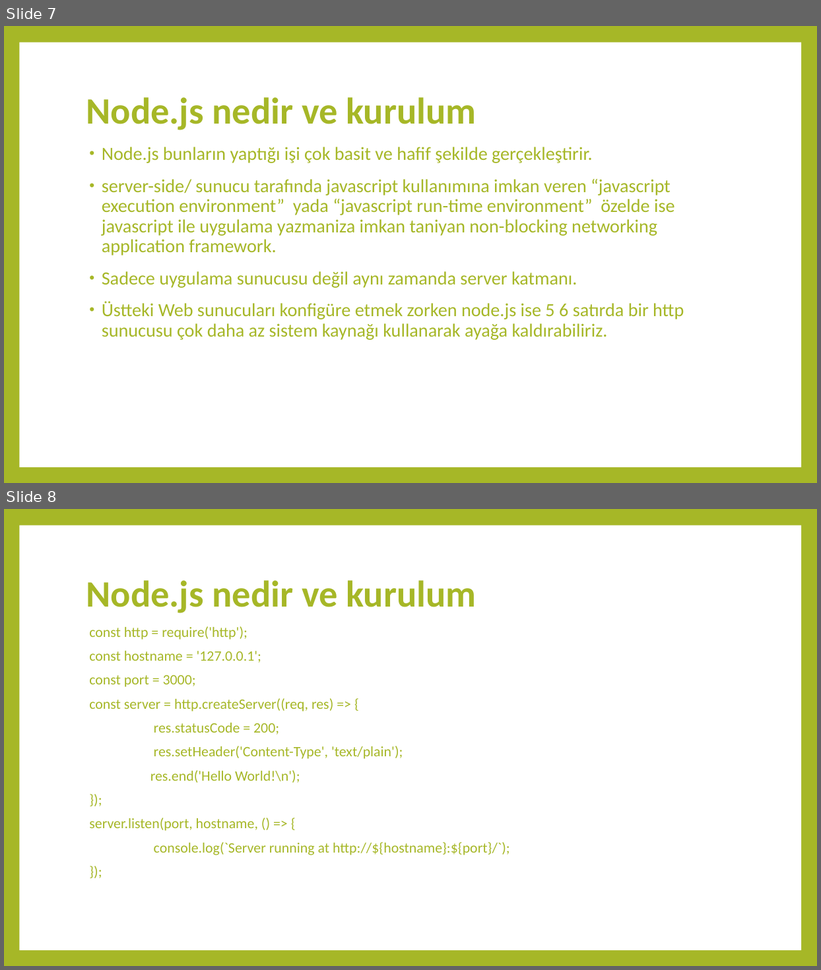
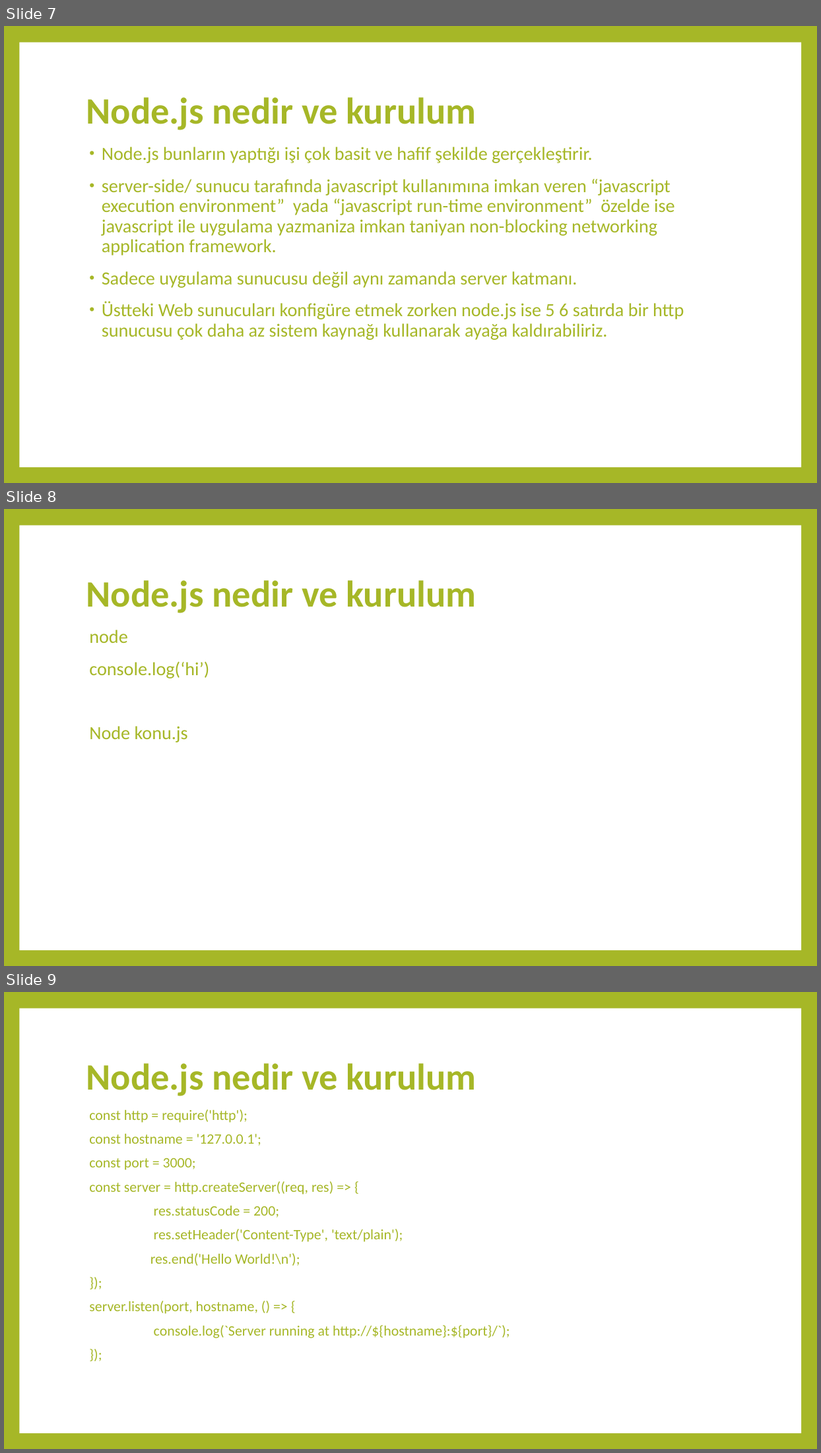
Before and after one commit to furkansavsatli/Meteor-Nodejs, a slide deck: Meteor-Nodejs-sunum.pptx. Shown one above the other, each under a label of ours: slides 7 and 8 before the commit, slides 7, 8 and 9 after it. The pictures are 821x970 and 821x1453 pixels, drawn with LibreOffice and Linux fonts; fonts in the diff are those of the drawing. Boxes give left, top, right and bottom in pixels: in the first picture for what was removed or moved away, otherwise in the second. Text is boxed around its words. In the diff, an @@ line names an element or a change of style, - is before the commit and + after.

```diff
--- a/Meteor-Nodejs-sunum.pptx
+++ b/Meteor-Nodejs-sunum.pptx
@@ slide 8 added at [4, 509, 817, 966], background #A6B727; not listed: 1 template element that a slide beside it also shows @@
@@ title added at [86, 580, 476, 613], 44 pt, text #A6B727, bold @@
+Node.js nedir ve kurulum
@@ text added at [89, 630, 209, 743], 22 pt, text #A6B727 @@
+node
+console.log(‘hi’)
+Node konu.js
@@ what was slide 8 is now slide 9 @@
```
Also in this commit, not shown: 4 slides changed, 1 other slide added, 2 slides removed, 3 other files.
